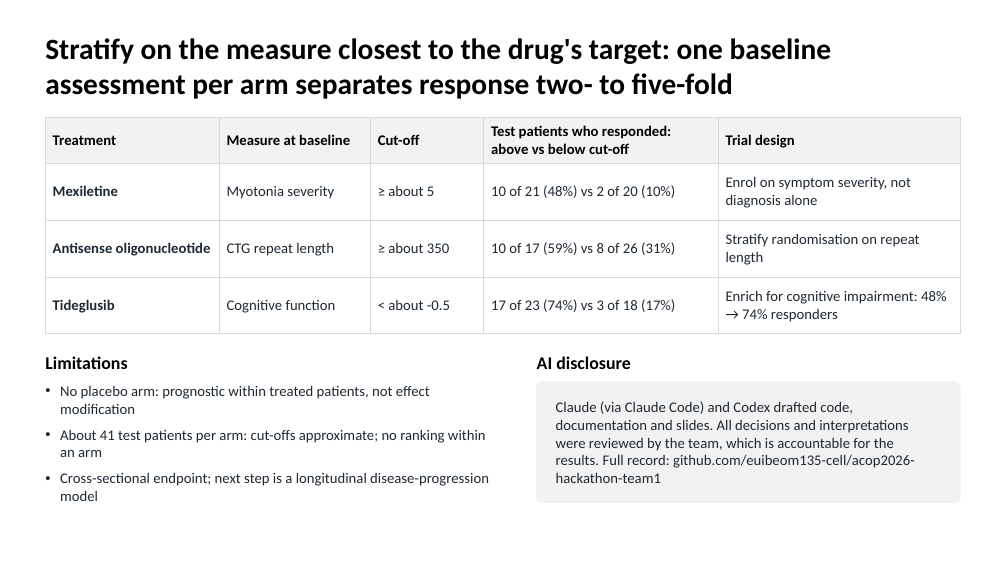
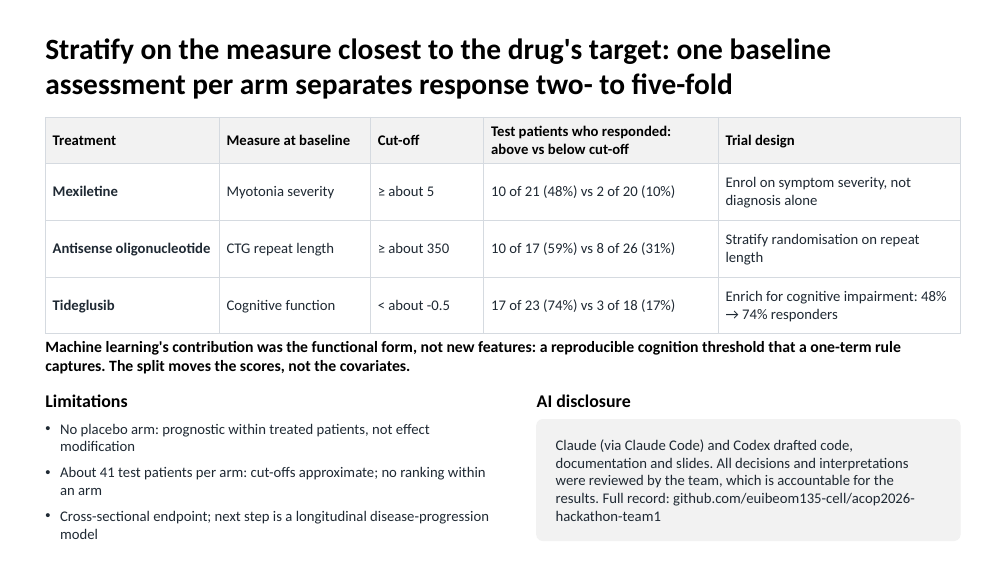
Before and after one commit to euibeom135-cell/acop2026-hackathon-team1, a slide deck: slide 6 of slides/Team1_DM1_slides.pptx. Drawn at 1008x567 pixels with LibreOffice and Linux fonts; fonts in the diff are those of the drawing. Boxes give left, top, right and bottom in pixels: in the first picture for what was removed or moved away, otherwise in the second. Text is boxed around its words. In the diff, an @@ line names an element or a change of style, - is before the commit and + after.

```diff
--- a/slides/Team1_DM1_slides.pptx
+++ b/slides/Team1_DM1_slides.pptx
@@ text added at (45,341,901,374), 15 pt, text #000000, bold @@
+Machine learning's contribution was the functional form, not new features: a reproducible cognition threshold that a one-term rule captures. The split moves the scores, not the covariates.
@@ 4 texts, 1 rounded rectangle: place and size @@
-4 texts, 1 rounded rectangle at (45,356,960,503)
+4 texts, 1 rounded rectangle at (45,394,960,541)
```
Also in this commit, not shown: 2 other slides changed.
